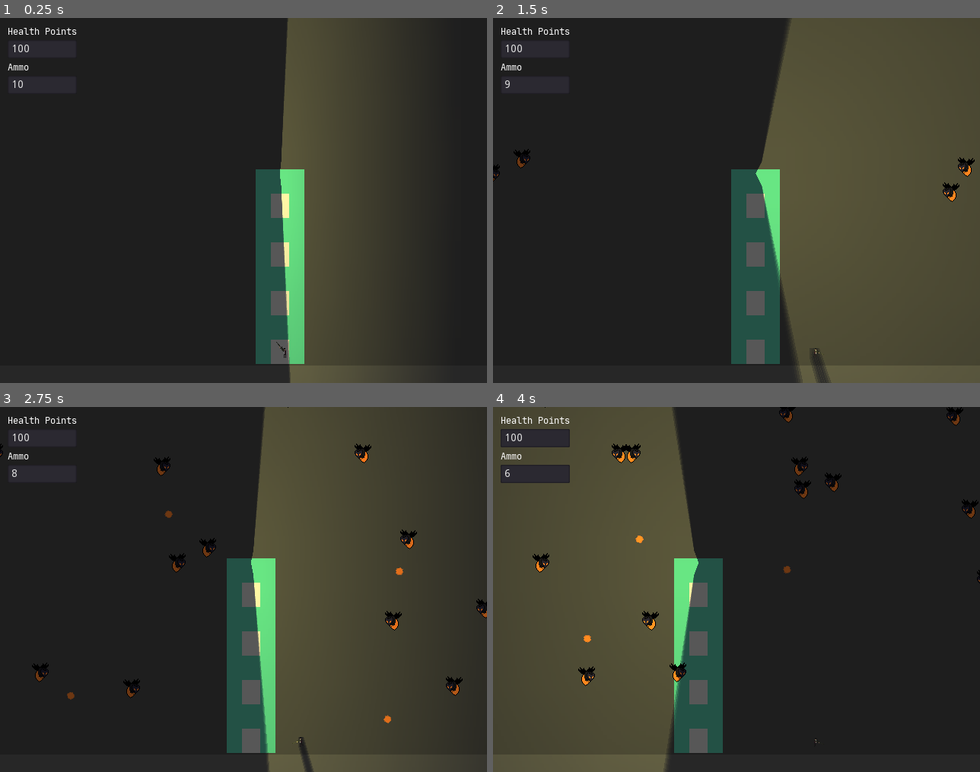
Above: before the commit, frames 1-4 (two rows, left to right).
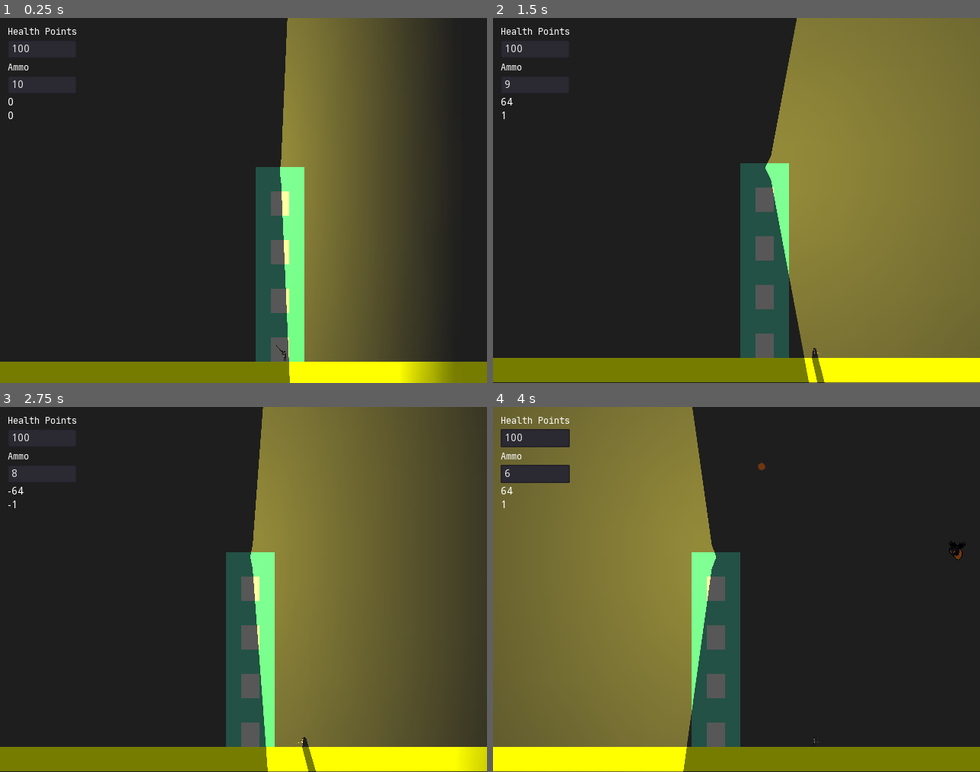
Above: after the commit, the same moments.

Repository: ZeeHatcher/Lighthouse
Game: Godot game, scene res://levels/TestLab.tscn
Same seed, same stepped clock (60 frames per second), same inputs: the game is played once before the commit and once after it. Sound files missing from this copy of the repository are replaced by a short silence.
Inputs (mouse positions are in pixels of both pictures, inside the frame that each line leads up to):
- Up to frame 1 (0.25 s): no input
- Up to frame 2 (1.5 s): tap Enter (ui_accept) at 0.5, 0.77 s; move the mouse to (843, 182) at 0.52 s; hold D (move_right) from 0.53 s (still down); click (843, 182) at 0.6 s; move the mouse to (639, 218) at 1.27 s; click (639, 218) at 1.35 s
- Up to frame 3 (2.75 s): tap Enter (ui_accept) at 1.52 s; move the mouse to (292, 509) at 2.02 s; release D (move_right) at 2.03 s; hold A (move_left) from 2.03 s (still down); click (292, 509) at 2.1 s
- Up to frame 4 (4 s): move the mouse to (712, 662) at 2.77 s; release A (move_left) at 2.78 s; hold D (move_right) from 2.78 s (still down); click (712, 662) at 2.85 s; tap Enter (ui_accept) at 3.02, 3.77 s; move the mouse to (882, 644) at 3.52 s; click (882, 644) at 3.6 s

The runs differ from the first frame. In frame 1, 25% of the frame differs, in the area x 0-100%, y 0-100%; in frame 2, 48%; in frame 3, 40%; in frame 4, 49%.

Commit message:
Reworked player movement, and changing implementation of stairs

Diff:
--- a/entities/Beacon/Beacon.tscn
+++ b/entities/Beacon/Beacon.tscn
@@ -18,6 +18,7 @@
 scale = Vector2( 64, 64 )
 texture = ExtResource( 1 )
 color = Color( 1, 0.941176, 0.458824, 1 )
+energy = 1.66
+mode = 2
 shadow_enabled = true
 shadow_filter = 2
-shadow_filter_smooth = 10.0
--- a/entities/Lighthouse/Lighthouse.tscn
+++ b/entities/Lighthouse/Lighthouse.tscn
@@ -7,6 +7,9 @@
 
 [sub_resource type="RectangleShape2D" id=1]
 extents = Vector2( 32, 128 )
+
+[sub_resource type="RectangleShape2D" id=2]
+extents = Vector2( 634.186, 10 )
 
 [node name="Lighthouse" type="Area2D"]
 collision_layer = 32
@@ -40,4 +43,8 @@
 
 [node name="Beacon" parent="." instance=ExtResource( 4 )]
 position = Vector2( 0, -250 )
+
+[node name="CollisionShape2D2" type="CollisionShape2D" parent="."]
+position = Vector2( 4.91101, 7.36642 )
+shape = SubResource( 2 )
 [connection signal="body_entered" from="." to="." method="_on_Lighthouse_body_entered"]
--- a/entities/MobSpawn/MobSpawn.tscn
+++ b/entities/MobSpawn/MobSpawn.tscn
@@ -28,6 +28,5 @@
 rotation = -1.5708
 
 [node name="Timer" type="Timer" parent="."]
-wait_time = 0.1
 autostart = true
 [connection signal="timeout" from="Timer" to="." method="_on_Timer_timeout"]
--- a/entities/Player/Player.gd
+++ b/entities/Player/Player.gd
@@ -2,7 +2,14 @@
 
 signal stair_entered(player, direction)
 
-export (int) var speed_move := 200
+const TARGET_FPS = 60
+const ACCELERATION = 8
+const MAX_SPEED = 64
+const FRICTION = 10
+const AIR_RESISTANCE = 1
+const GRAVITY = 4
+const JUMP_FORCE = 140
+
 
 var velocity := Vector2()
 
@@ -14,31 +21,51 @@
 	var stairs := get_tree().get_nodes_in_group("stairs")
 
 	for stair in stairs:
+# warning-ignore:return_value_discarded
 		connect("stair_entered", stair, "_on_Player_stair_entered")
 
-func _physics_process(_delta: float) -> void:
+func _process(delta):
+	$CanvasLayer/Control/vbox/Velocity.text = str(velocity.x)
+
+func _physics_process(delta):
 	aim()
-	handle_move_input()
 	handle_shoot()
-	velocity = move_and_slide(velocity)
+	#Movement
+	var x_input = Input.get_action_strength("move_right") - Input.get_action_strength("move_left")
+	$CanvasLayer/Control/vbox/Xinput.text = str(x_input)
+	if x_input != 0:
+		velocity.x += x_input * ACCELERATION * delta * TARGET_FPS
+		velocity.x = clamp(velocity.x, -MAX_SPEED, MAX_SPEED)
 
+	velocity.y += GRAVITY * delta * TARGET_FPS
 
-func handle_move_input() -> void:
-	velocity = Vector2()
+	if is_on_floor():
+		if x_input == 0:
+			velocity.x = lerp(velocity.x, 0, FRICTION * delta)
 
-	if (Input.is_action_pressed("move_right")):
-		velocity.x += 1
+		if Input.is_action_just_pressed("move_up"):
+			velocity.y = -JUMP_FORCE
+	else:
+		if Input.is_action_just_released("move_up") and velocity.y < -JUMP_FORCE/2:
+			velocity.y = -JUMP_FORCE/2
 
-	if (Input.is_action_pressed("move_left")):
-		velocity.x -= 1
+		if x_input == 0:
+			velocity.x = lerp(velocity.x, 0, AIR_RESISTANCE * delta)
 
-	if (velocity.x == 0):
+	velocity = move_and_slide(velocity, Vector2.UP)
+
+	# End of movement
+	handle_animation()
+
+func handle_animation() -> void:
+	# Animation
+	if (round(velocity.x) == 0):
 		sprite_character.play("idle")
 		sprite_rifle.frame = 0
 		sprite_rifle.visible = false
 		gun.visible = true
 	else:
-		if (velocity.x > 0):
+		if (velocity.x  > 0):
 			sprite_character.flip_h = false
 			sprite_rifle.flip_h = false
 			sprite_rifle.position.x = 5
@@ -53,23 +80,24 @@
 		sprite_rifle.play("run")
 		gun.visible = false
 
-	if (Input.is_action_just_pressed("move_down")):
-		emit_signal("stair_entered", self, -1)
-
-	if (Input.is_action_just_pressed("move_up")):
-		emit_signal("stair_entered", self, 1)
-
-	velocity = velocity.normalized() * speed_move
+func stairs_input():
+	# Stair Inputs
+	var x_input = Input.get_action_strength("move_up") - Input.get_action_strength("move_down")
+	$CanvasLayer/Control/vbox/updown.text = str(x_input)
+	match x_input:
+		-1:
+			emit_signal("stair_entered", self, -1)
+		1:
+			emit_signal("stair_entered", self, 1)
 
 func handle_shoot() -> void:
-	if (Input.is_action_just_pressed("click")):
+	if (Input.is_action_just_pressed("click")): # left click
 		gun.fire()
-	if (Input.is_action_just_pressed("reload")):
+	if (Input.is_action_just_pressed("reload")): # r
 		gun.reload()
 
 func aim() -> void:
 	var position_mouse := get_global_mouse_position()
-
 	gun.look_at(get_global_mouse_position())
 	sprite_character.flip_h = true if (position_mouse.x < global_position.x) else false
 	gun.sprite.flip_v = true if (position_mouse.x < gun.global_position.x) else false
--- a/entities/Player/Player.tscn
+++ b/entities/Player/Player.tscn
@@ -10,7 +10,7 @@
 [ext_resource path="res://entities/Player/UI.gd" type="Script" id=8]
 
 [sub_resource type="OccluderPolygon2D" id=1]
-polygon = PoolVector2Array( -3, -7, 0, -7, 0, 6, -3, 6 )
+polygon = PoolVector2Array( -0.959341, -6.91944, 0.938826, -6.98379, 0.970997, -6.01862, 2.00051, -6.05079, 1.93616, -5.05345, 1.03534, -4.98911, 0.970997, 3.95478, -1.08803, 4.0513, -1.05585, 4.95212, -2.02102, 4.98429, -2.08537, 5.98163, -3, 6, -2.95402, 5.08081, -2.0532, 4.91995, -2.02102, -3.95959, -1.05585, -4.05611 )
 
 [sub_resource type="RectangleShape2D" id=2]
 extents = Vector2( 2, 6 )
@@ -91,7 +91,6 @@
 [node name="Player" type="KinematicBody2D"]
 collision_layer = 2
 script = ExtResource( 2 )
-speed_move = 75
 
 [node name="LightOccluder2D" type="LightOccluder2D" parent="."]
 modulate = Color( 1, 1, 1, 0 )
@@ -173,4 +172,19 @@
 __meta__ = {
 "_edit_use_anchors_": false
 }
+
+[node name="Velocity" type="Label" parent="CanvasLayer/Control/vbox"]
+margin_top = 94.0
+margin_right = 91.0
+margin_bottom = 108.0
+
+[node name="Xinput" type="Label" parent="CanvasLayer/Control/vbox"]
+margin_top = 112.0
+margin_right = 91.0
+margin_bottom = 126.0
+
+[node name="updown" type="Label" parent="CanvasLayer/Control/vbox"]
+margin_top = 130.0
+margin_right = 91.0
+margin_bottom = 144.0
 [connection signal="fired" from="Gun" to="CanvasLayer/Control" method="_on_Gun_fired"]
--- a/entities/Player/UI.gd
+++ b/entities/Player/UI.gd
@@ -1,12 +1,5 @@
 extends Control
 
-
-# Declare member variables here. Examples:
-# var a = 2
-# var b = "text"
-
-
-# Called when the node enters the scene tree for the first time.
 func _ready():
 	$vbox/LineEdit.text = "100"
 	$vbox/LineEdit2.text = str(get_node("../../Gun").ammo)
--- a/levels/TestLab.tscn
+++ b/levels/TestLab.tscn
@@ -18,10 +18,10 @@
 stream = ExtResource( 9 )
 
 [node name="Background" type="ColorRect" parent="."]
-margin_left = -1317.0
-margin_top = -92.0
-margin_right = 2344.0
-margin_bottom = 681.0
+margin_left = -684.0
+margin_top = -39.0
+margin_right = 1710.0
+margin_bottom = 628.0
 color = Color( 0.247059, 0.247059, 0.247059, 1 )
 __meta__ = {
 "_edit_use_anchors_": false
@@ -31,7 +31,7 @@
 color = Color( 0.490196, 0.490196, 0.490196, 1 )
 
 [node name="Platform" type="StaticBody2D" parent="."]
-position = Vector2( 512, 584 )
+position = Vector2( 531.435, 582.087 )
 __meta__ = {
 "_edit_group_": true
 }
@@ -48,7 +48,7 @@
 margin_top = -16.0
 margin_right = 1175.0
 margin_bottom = 16.0
-color = Color( 0.3125, 0.3125, 0.3125, 1 )
+color = Color( 0.945098, 1, 0, 1 )
 __meta__ = {
 "_edit_use_anchors_": false
 }
--- a/project.godot
+++ b/project.godot
@@ -42,7 +42,7 @@
 window/dpi/allow_hidpi=true
 window/vsync/use_vsync=false
 window/stretch/mode="2d"
-window/stretch/aspect="expand"
+window/stretch/aspect="keep"
 
 [input]
 
Not shown: 1 places in entities/Lighthouse/Lighthouse.tscn that only renumber resources
